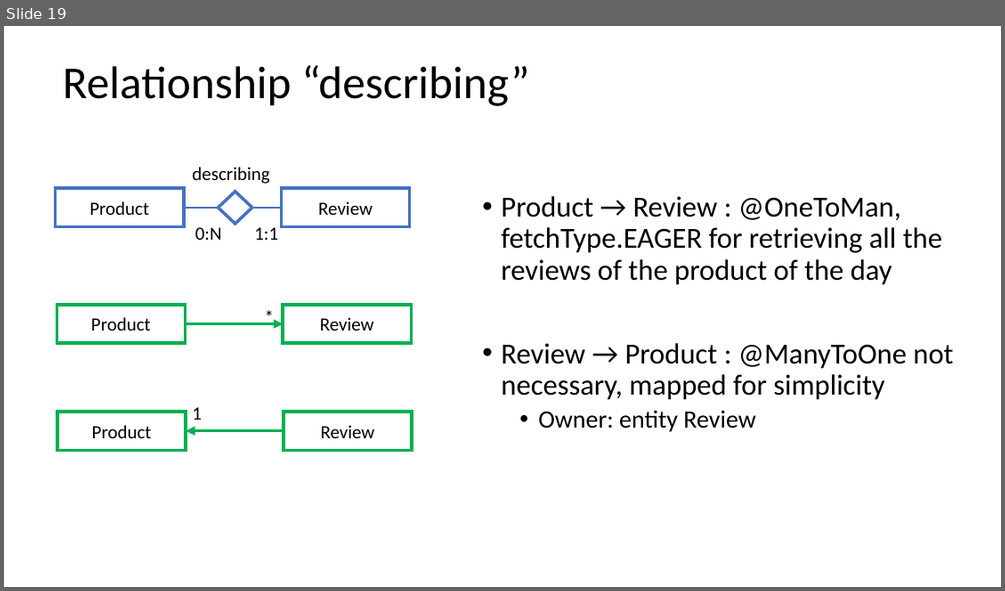
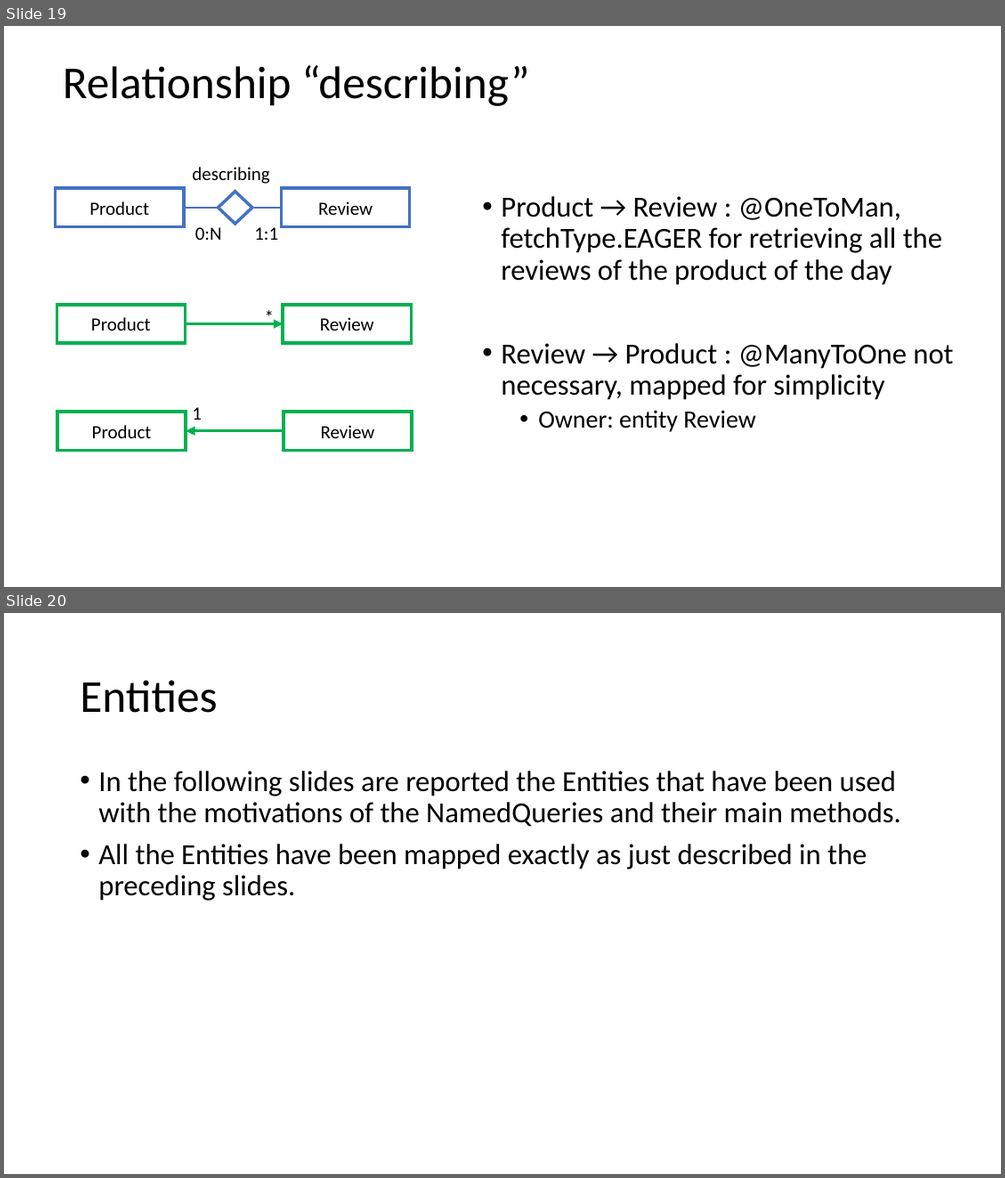
Before and after one commit to LudovicoRighi/EasyReview, a slide deck: PROJECT.pptx. Shown one above the other, each under a label of ours: slide 19 before the commit, slides 19 and 20 after it. The pictures are 1005x591 and 1005x1178 pixels, drawn with LibreOffice and Linux fonts; fonts in the diff are those of the drawing. Boxes give left, top, right and bottom in pixels: in the first picture for what was removed or moved away, otherwise in the second. Text is boxed around its words. In the diff, an @@ line names an element or a change of style, - is before the commit and + after.

```diff
--- a/PROJECT.pptx
+++ b/PROJECT.pptx
@@ slide 20 added at box(4, 613, 1001, 1174), background #FFFFFF @@
@@ title added at box(80, 680, 217, 713), 44 pt, text #000000 @@
+Entities
@@ text added at box(98, 771, 901, 900), 28 pt, text #000000 @@
+• In the following slides are reported the Entities that have been used with the motivations of the NamedQueries and their main methods.
+• All the Entities have been mapped exactly as just described in the preceding slides.
```
Also in this commit, not shown: 2 slides changed, 18 other slides added, 5 other files.
